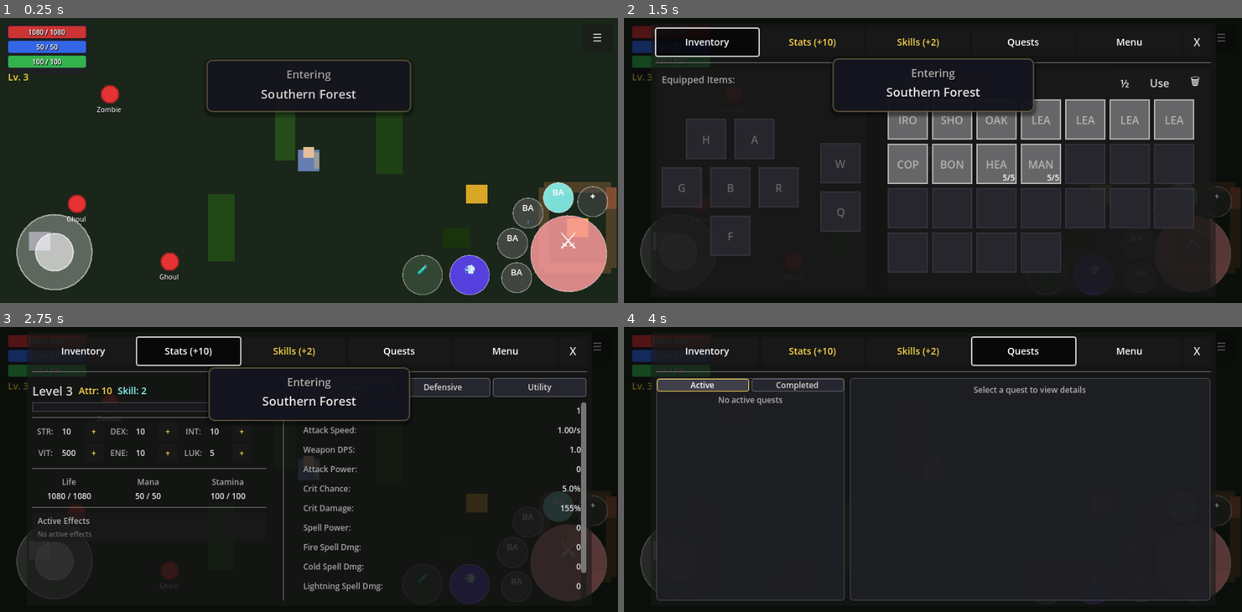
Above: before the commit, frames 1-4 (two rows, left to right).
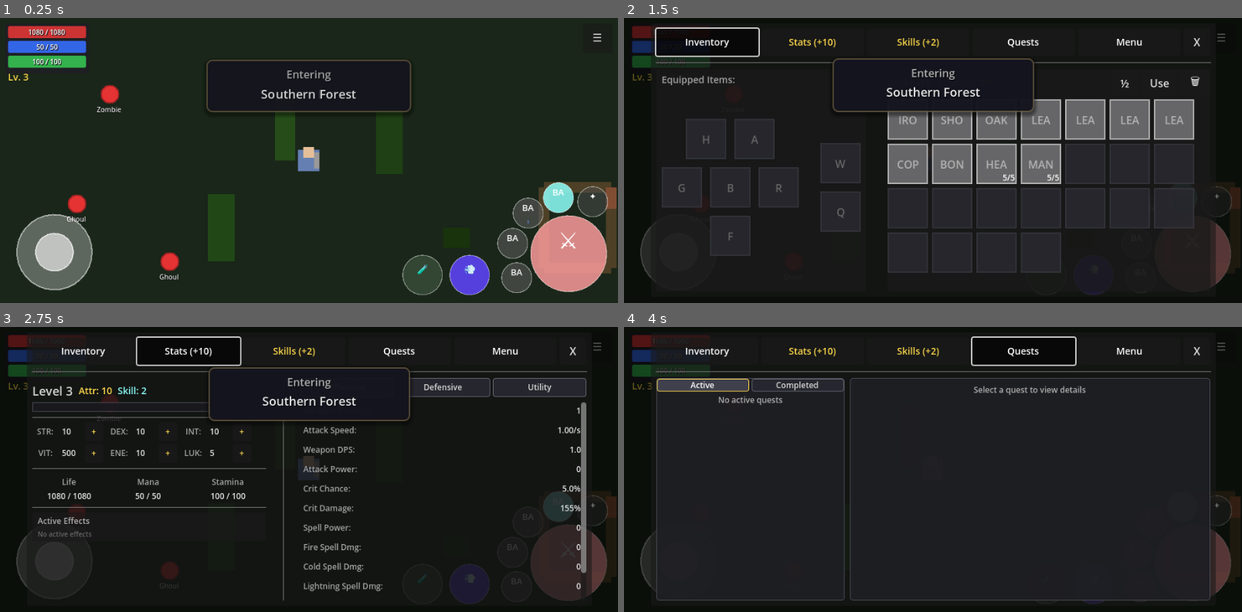
Above: after the commit, the same moments.

Repository: MatousHruska/MobileTestia
Game: Godot game, scene res://scenes/world/zone_forest.tscn
Same seed, same stepped clock (60 frames per second), same inputs: the game is played once before the commit and once after it. The project has no main scene, so this scene is started directly.
Inputs:
- Up to frame 1 (0.25 s): no input
- Up to frame 2 (1.5 s): click "☰" at 0.5 s; click "Inventory" at 1.25 s
- Up to frame 3 (2.75 s): click "Stats (+10)" at 2 s
- Up to frame 4 (4 s): click "Skills (+2)" at 2.75 s; click "Quests" at 3.5 s

The runs differ from the first frame. In frame 1, 0.7% of the frame differs, in the area x 4-96%, y 58-82%; in frame 2, less than 0.1%; in frame 3, 0.2%; in frame 4, less than 0.1%.

Commit message:
Refactor chest system to be fully database-driven
- ChestSpawnPoint now only needs database_chest_id, all settings loaded from DB
- Added tier weights (wooden/iron/golden) to replace single tier field
- Added can_respawn, guaranteed_gold, required_quest_state fields
- Implemented QuestChest._load_from_database()
- Added database loading to LootChest for direct placement support
- Updated VBA export schema with new columns

Diff:
--- a/scripts/interactable/chest_spawn_point.gd
+++ b/scripts/interactable/chest_spawn_point.gd
@@ -2,36 +2,15 @@
 extends Marker2D
 class_name ChestSpawnPoint
 ## ChestSpawnPoint - Marks where chests can spawn in a zone
-## Spawns random tier chest based on weights and zone settings
-
-## Spawn settings
-@export_group("Spawn Settings")
-@export var spawn_id: String = ""  ## Unique ID for this spawn point
-@export var spawn_chance: float = 1.0  ## 0.0-1.0, chance for chest to spawn
+## All chest configuration is loaded from the database via database_chest_id
+## Only position and the database reference are stored in the scene
+
+## Database reference - this is the ONLY required setting
+@export var database_chest_id: String = ""  ## ID from chests.json database
+
+## Optional overrides (leave at 0 or empty to use database values)
+@export_group("Overrides")
 @export var zone_level_override: int = 0  ## 0 = use zone's level
-
-## Tier weights (higher = more likely)
-@export_group("Tier Weights")
-@export var wooden_weight: int = 70
-@export var iron_weight: int = 25
-@export var golden_weight: int = 5
-
-## Allowed tiers (restrict which tiers can spawn)
-@export_group("Allowed Tiers")
-@export var allow_wooden: bool = true
-@export var allow_iron: bool = true
-@export var allow_golden: bool = true
-
-## Loot table override
-@export_group("Loot")
-@export var loot_table_id: String = ""  ## Optional specific loot table
-@export var min_items: int = 0
-@export var max_items: int = 2
-
-## Respawn settings
-@export_group("Respawn")
-@export var respawn_time_seconds: float = 300.0  ## 5 minutes default
-@export var can_respawn: bool = true
 
 ## Editor visual
 @export_group("Editor")
@@ -40,6 +19,9 @@
 ## Runtime
 var spawned_chest: ChestBase = null
 
+## Cached database data
+var _db_data: Dictionary = {}
+
 
 func _ready() -> void:
 	if Engine.is_editor_hint():
@@ -47,112 +29,174 @@
 
 	add_to_group("chest_spawn_points")
 
+	# Load database data
+	_load_database_data()
+
 	# Attempt spawn when zone loads
 	call_deferred("_try_spawn_chest")
 
 
+func _load_database_data() -> void:
+	## Load chest configuration from database
+	if database_chest_id.is_empty():
+		Debug.warn("ChestSpawn", "No database_chest_id set for spawn point at %s" % global_position)
+		return
+
+	_db_data = DatabaseLoader.get_chest(database_chest_id)
+	if _db_data.is_empty():
+		Debug.warn("ChestSpawn", "Chest not found in database: %s" % database_chest_id)
+
+
 func _try_spawn_chest() -> void:
-	# Check spawn chance
+	if _db_data.is_empty():
+		return
+
+	# Get spawn chance from database (default 1.0 = 100%)
+	var spawn_chance: float = float(_db_data.get("spawn_chance", 1.0))
 	if randf() > spawn_chance:
-		Debug.log("ChestSpawn", "Spawn point %s: no spawn (%.0f%% chance)" % [spawn_id, spawn_chance * 100])
-		return
-
-	# Determine tier
+		Debug.log("ChestSpawn", "Spawn point %s: no spawn (%.0f%% chance)" % [database_chest_id, spawn_chance * 100])
+		return
+
+	# Determine tier using database weights
 	var tier := _roll_tier()
 	if tier == -1:
-		Debug.warn("ChestSpawn", "No allowed tiers for spawn point: %s" % spawn_id)
+		Debug.warn("ChestSpawn", "No valid tier for spawn point: %s" % database_chest_id)
 		return
 
 	# Check if this spawn point's chest was already looted
-	if Persistence and Persistence.is_chest_opened(spawn_id):
-		var state := Persistence.load_state("chests", spawn_id)
+	var can_respawn: bool = _db_data.get("can_respawn", true)
+	var respawn_time: float = float(_db_data.get("respawn_time", 300))
+
+	if Persistence and Persistence.is_chest_opened(database_chest_id):
+		var state := Persistence.load_state("chests", database_chest_id)
 		var loot_time: float = state.get("looted_at", 0.0)
 		var now: float = Time.get_unix_time_from_system()
 
 		# Check respawn conditions
 		if not can_respawn:
-			Debug.log("ChestSpawn", "Spawn point %s: chest was looted and cannot respawn" % spawn_id)
+			Debug.log("ChestSpawn", "Spawn point %s: chest was looted and cannot respawn" % database_chest_id)
 			return
 
-		if now - loot_time < respawn_time_seconds:
-			var remaining := respawn_time_seconds - (now - loot_time)
-			Debug.log("ChestSpawn", "Spawn point %s: chest respawn in %.0f seconds" % [spawn_id, remaining])
+		if now - loot_time < respawn_time:
+			var remaining := respawn_time - (now - loot_time)
+			Debug.log("ChestSpawn", "Spawn point %s: chest respawn in %.0f seconds" % [database_chest_id, remaining])
 			return
 
 		# Respawn allowed - clear old state
-		Debug.info("ChestSpawn", "Spawn point %s: chest respawning after %.0f seconds" % [spawn_id, now - loot_time])
-		Persistence.clear_state("chests", spawn_id)
-
-	# Create chest with deterministic ID based on spawn_id
-	spawned_chest = LootChest.new()
-	spawned_chest.chest_tier = tier
-	spawned_chest.chest_id = spawn_id  # Use spawn_id directly for persistence
-	spawned_chest.display_name = "%s Chest" % ChestBase.TIER_NAMES[tier]
-
-	# Set zone level
-	if zone_level_override > 0:
-		spawned_chest.zone_level = zone_level_override
-	else:
-		spawned_chest.zone_level = _get_zone_level()
-
-	# Apply loot settings
-	if not loot_table_id.is_empty():
-		spawned_chest.loot_table_id = loot_table_id
-	spawned_chest.min_items = min_items
-	spawned_chest.max_items = max_items
-
-	# Apply respawn settings
-	spawned_chest.can_respawn = can_respawn
-	spawned_chest.respawn_time_seconds = respawn_time_seconds
+		Debug.info("ChestSpawn", "Spawn point %s: chest respawning after %.0f seconds" % [database_chest_id, now - loot_time])
+		Persistence.clear_state("chests", database_chest_id)
+
+	# Create appropriate chest type based on database
+	var chest_type: String = _db_data.get("chest_type", "loot")
+	if chest_type == "quest":
+		spawned_chest = _create_quest_chest(tier)
+	else:
+		spawned_chest = _create_loot_chest(tier)
+
+	if spawned_chest == null:
+		return
 
 	# Add to scene
 	get_parent().add_child(spawned_chest)
 	spawned_chest.global_position = global_position
 
-	Debug.info("ChestSpawn", "Spawned %s chest at %s (zone level: %d)" % [
+	Debug.info("ChestSpawn", "Spawned %s %s chest at %s (zone level: %d)" % [
+		chest_type,
 		ChestBase.TIER_NAMES[tier],
-		spawn_id,
+		database_chest_id,
 		spawned_chest.zone_level
 	])
 
 
+func _create_loot_chest(tier: int) -> LootChest:
+	## Create a LootChest with settings from database
+	var chest := LootChest.new()
+
+	# Core settings
+	chest.chest_tier = tier
+	chest.chest_id = database_chest_id
+	chest.display_name = _db_data.get("name", "%s Chest" % ChestBase.TIER_NAMES[tier])
+
+	# Zone level
+	if zone_level_override > 0:
+		chest.zone_level = zone_level_override
+	else:
+		chest.zone_level = _get_zone_level()
+
+	# Loot settings from database
+	chest.loot_table_id = _db_data.get("loot_table_id", "")
+	chest.min_items = int(_db_data.get("min_items", 0))
+	chest.max_items = int(_db_data.get("max_items", 2))
+	chest.guaranteed_gold = _db_data.get("guaranteed_gold", true)
+
+	# Respawn settings from database
+	chest.can_respawn = _db_data.get("can_respawn", true)
+	chest.respawn_time_seconds = float(_db_data.get("respawn_time", 300))
+
+	return chest
+
+
+func _create_quest_chest(tier: int) -> QuestChest:
+	## Create a QuestChest with settings from database
+	var chest := QuestChest.new()
+
+	# Core settings
+	chest.chest_tier = tier
+	chest.chest_id = database_chest_id
+	chest.database_chest_id = database_chest_id  # For database loading
+	chest.display_name = _db_data.get("name", "%s Chest" % ChestBase.TIER_NAMES[tier])
+
+	# Zone level
+	if zone_level_override > 0:
+		chest.zone_level = zone_level_override
+	else:
+		chest.zone_level = _get_zone_level()
+
+	# Fixed contents from database
+	chest.fixed_gold = int(_db_data.get("fixed_gold", 0))
+
+	# Parse fixed_items string into array
+	var fixed_items_str: String = _db_data.get("fixed_items", "")
+	if not fixed_items_str.is_empty():
+		var items := fixed_items_str.split(",")
+		for item_id in items:
+			item_id = item_id.strip_edges()
+			if not item_id.is_empty():
+				chest.fixed_item_ids.append(item_id)
+
+	# Quest integration
+	chest.quest_id = _db_data.get("quest_id", "")
+	chest.required_quest_state = _db_data.get("required_quest_state", "")
+
+	return chest
+
+
 func _roll_tier() -> int:
-	# Build weight array for allowed tiers
-	var tiers: Array = []
-	var weights: Array = []
-
-	if allow_wooden:
-		tiers.append(ChestBase.ChestTier.WOODEN)
-		weights.append(wooden_weight)
-	if allow_iron:
-		tiers.append(ChestBase.ChestTier.IRON)
-		weights.append(iron_weight)
-	if allow_golden:
-		tiers.append(ChestBase.ChestTier.GOLDEN)
-		weights.append(golden_weight)
-
-	if tiers.is_empty():
+	## Roll tier using database weights
+	var wooden_weight: int = int(_db_data.get("wooden_weight", 70))
+	var iron_weight: int = int(_db_data.get("iron_weight", 25))
+	var golden_weight: int = int(_db_data.get("golden_weight", 5))
+
+	var total := wooden_weight + iron_weight + golden_weight
+	if total <= 0:
 		return -1
 
-	# Calculate total weight
-	var total := 0
-	for w in weights:
-		total += w
-
-	# Roll
 	var roll := randi() % total
 	var cumulative := 0
 
-	for i in range(tiers.size()):
-		cumulative += weights[i]
-		if roll < cumulative:
-			return tiers[i]
-
-	return tiers[-1]
+	cumulative += wooden_weight
+	if roll < cumulative:
+		return ChestBase.ChestTier.WOODEN
+
+	cumulative += iron_weight
+	if roll < cumulative:
+		return ChestBase.ChestTier.IRON
+
+	return ChestBase.ChestTier.GOLDEN
 
 
 func _get_zone_level() -> int:
-	# Try to get zone level from parent ZoneBase
+	## Try to get zone level from parent ZoneBase
 	var parent := get_parent()
 	while parent != null:
 		if parent is ZoneBase:
@@ -164,22 +208,27 @@
 
 
 ## Force spawn a specific tier (for testing/quests)
-func spawn_specific_tier(tier: ChestBase.ChestTier) -> LootChest:
+func spawn_specific_tier(tier: ChestBase.ChestTier) -> ChestBase:
 	if spawned_chest != null:
 		spawned_chest.queue_free()
 
 	# Clear any existing persistence for this spawn point
 	if Persistence:
-		Persistence.clear_state("chests", spawn_id)
-
-	spawned_chest = LootChest.new()
-	spawned_chest.chest_tier = tier
-	spawned_chest.chest_id = spawn_id  # Use spawn_id directly for persistence
-	spawned_chest.display_name = "%s Chest" % ChestBase.TIER_NAMES[tier]
-	spawned_chest.zone_level = zone_level_override if zone_level_override > 0 else _get_zone_level()
-
-	get_parent().add_child(spawned_chest)
-	spawned_chest.global_position = global_position
+		Persistence.clear_state("chests", database_chest_id)
+
+	# Reload database data in case it changed
+	_load_database_data()
+
+	var chest_type: String = _db_data.get("chest_type", "loot")
+	if chest_type == "quest":
+		spawned_chest = _create_quest_chest(tier)
+	else:
+		spawned_chest = _create_loot_chest(tier)
+
+	if spawned_chest:
+		spawned_chest.chest_tier = tier  # Override tier
+		get_parent().add_child(spawned_chest)
+		spawned_chest.global_position = global_position
 
 	return spawned_chest
 
@@ -198,6 +247,8 @@
 	draw_line(Vector2(-8, 0), Vector2(8, 0), marker_color.lightened(0.3), 2.0)
 	draw_line(Vector2(0, -8), Vector2(0, 8), marker_color.lightened(0.3), 2.0)
 
-	# Draw spawn chance indicator
-	if spawn_chance < 1.0:
-		draw_arc(Vector2.ZERO, 12, 0, TAU * spawn_chance, 16, marker_color.lightened(0.5), 2.0)
+	# Draw ID indicator if set
+	if not database_chest_id.is_empty():
+		draw_circle(Vector2(0, -16), 4, Color.GREEN)
+	else:
+		draw_circle(Vector2(0, -16), 4, Color.RED)
--- a/scripts/interactable/loot_chest.gd
+++ b/scripts/interactable/loot_chest.gd
@@ -2,6 +2,11 @@
 class_name LootChest
 ## LootChest - Randomized loot chest that respawns after time
 ## Loot quality scales with both chest tier AND zone level
+## All settings can be loaded from database via database_chest_id
+
+## Database integration
+@export_group("Database")
+@export var database_chest_id: String = ""  ## Load settings from database
 
 ## Respawn settings
 @export_group("Respawn")
@@ -19,12 +24,43 @@
 ## State
 var _respawn_timer: float = 0.0
 var _original_position: Vector2
+var _db_loaded: bool = false  ## Track if loaded from database
 
 
 func _on_ready() -> void:
 	super._on_ready()
 	_original_position = global_position
 	add_to_group("loot_chests")
+
+	# Load from database if specified (and not already loaded by spawn point)
+	if not database_chest_id.is_empty() and not _db_loaded:
+		_load_from_database()
+
+
+func _load_from_database() -> void:
+	## Load chest settings from chests database
+	var db_data: Dictionary = DatabaseLoader.get_chest(database_chest_id)
+	if db_data.is_empty():
+		Debug.warn("LootChest", "Chest not found in database: %s" % database_chest_id)
+		return
+
+	# Update display name
+	var db_name: String = db_data.get("name", "")
+	if not db_name.is_empty():
+		display_name = db_name
+
+	# Loot settings
+	loot_table_id = db_data.get("loot_table_id", loot_table_id)
+	min_items = int(db_data.get("min_items", min_items))
+	max_items = int(db_data.get("max_items", max_items))
+	guaranteed_gold = db_data.get("guaranteed_gold", guaranteed_gold)
+
+	# Respawn settings
+	can_respawn = db_data.get("can_respawn", can_respawn)
+	respawn_time_seconds = float(db_data.get("respawn_time", respawn_time_seconds))
+
+	_db_loaded = true
+	Debug.log("LootChest", "Loaded from database: %s" % database_chest_id)
 
 
 func _process(delta: float) -> void:
--- a/scripts/interactable/quest_chest.gd
+++ b/scripts/interactable/quest_chest.gd
@@ -27,14 +27,15 @@
 
 ## Internal
 var _glow_node: ColorRect
+var _db_loaded: bool = false  ## Track if we loaded from database
 
 
 func _on_ready() -> void:
 	super._on_ready()
 	add_to_group("quest_chests")
 
-	# Load from database if specified
-	if not database_chest_id.is_empty():
+	# Load from database if specified (and not already loaded by spawn point)
+	if not database_chest_id.is_empty() and not _db_loaded:
 		_load_from_database()
 
 	# Add subtle glow effect
@@ -47,9 +48,41 @@
 
 
 func _load_from_database() -> void:
-	# TODO: Load chest contents from chests database
-	# For now, use the exported values
-	pass
+	## Load chest contents and settings from chests database
+	var db_data: Dictionary = DatabaseLoader.get_chest(database_chest_id)
+	if db_data.is_empty():
+		Debug.warn("QuestChest", "Chest not found in database: %s" % database_chest_id)
+		return
+
+	# Update display name if not already set
+	var db_name: String = db_data.get("name", "")
+	if not db_name.is_empty() and display_name == "Chest":
+		display_name = db_name
+
+	# Load fixed gold (only if not already set by spawn point)
+	if fixed_gold == 0:
+		fixed_gold = int(db_data.get("fixed_gold", 0))
+
+	# Load fixed items (only if not already set by spawn point)
+	if fixed_item_ids.is_empty():
+		var fixed_items_str: String = db_data.get("fixed_items", "")
+		if not fixed_items_str.is_empty():
+			var items := fixed_items_str.split(",")
+			for item_id in items:
+				item_id = item_id.strip_edges()
+				if not item_id.is_empty():
+					fixed_item_ids.append(item_id)
+
+	# Load quest integration settings
+	if quest_id.is_empty():
+		quest_id = db_data.get("quest_id", "")
+	if required_quest_state.is_empty():
+		required_quest_state = db_data.get("required_quest_state", "")
+
+	_db_loaded = true
+	Debug.log("QuestChest", "Loaded from database: %s (gold: %d, items: %d)" % [
+		database_chest_id, fixed_gold, fixed_item_ids.size()
+	])
 
 
 func _add_glow_effect() -> void:
Not shown, changed: databases/vba/ChestDatabase.bas
Not shown, changed: databases/vba/MasterExport.bas
